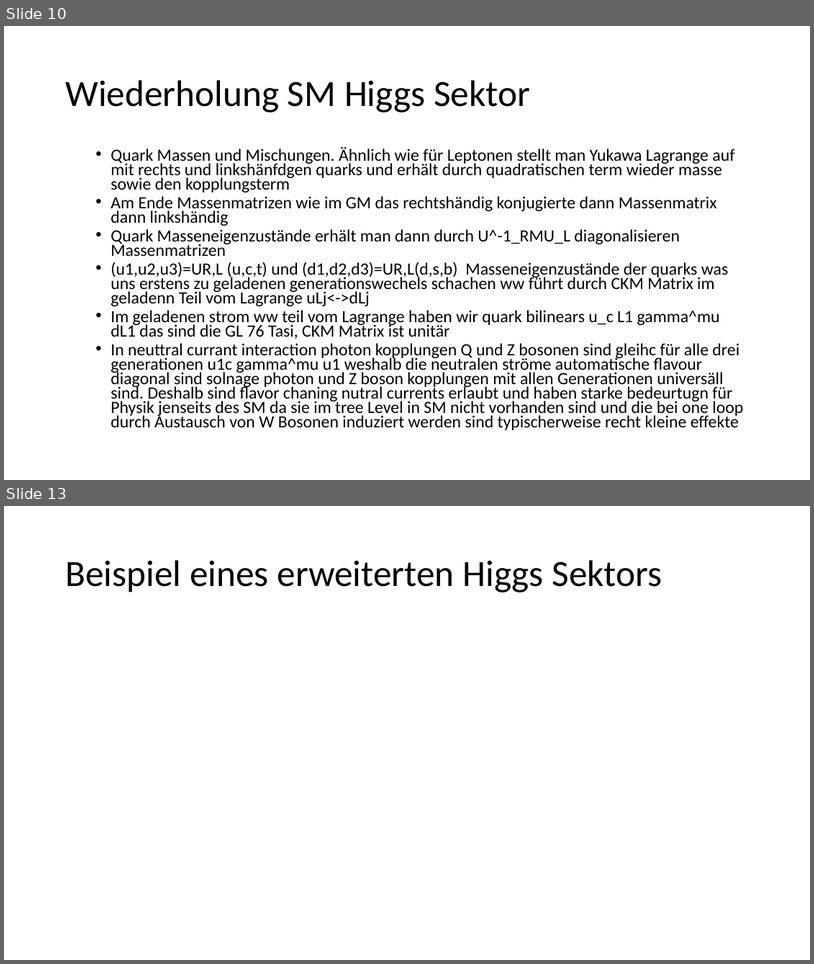
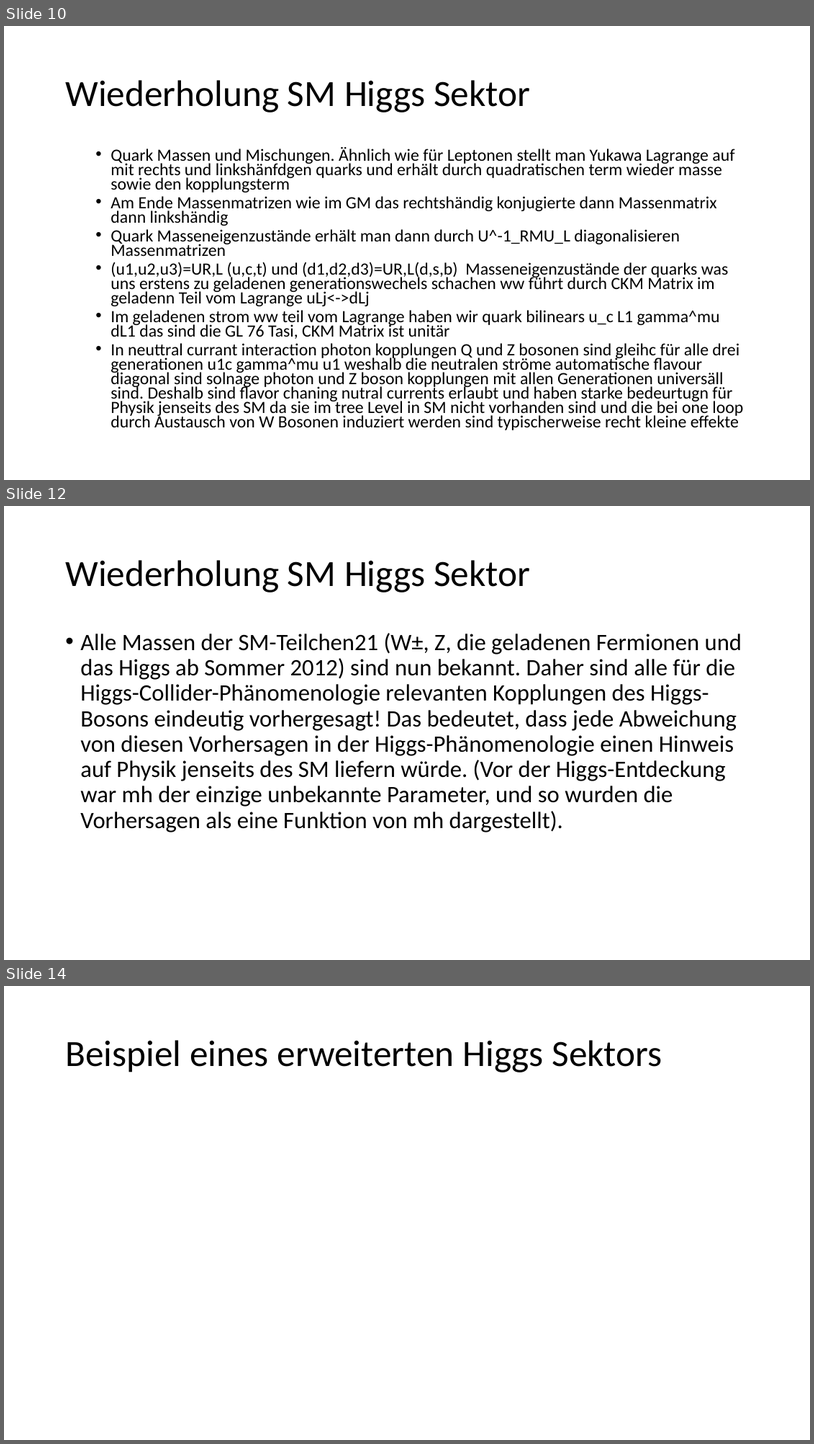
Before and after one commit to Emilia1603/Seminarvortrag, a slide deck: Präsentation2.pptx. Shown one above the other, each under a label of ours: slides 10 and 13 before the commit, slides 10, 12 and 14 after it; the slides between them are not shown. The pictures are 814x964 and 814x1444 pixels, drawn with LibreOffice and Linux fonts; fonts in the diff are those of the drawing. Boxes give left, top, right and bottom in pixels: in the first picture for what was removed or moved away, otherwise in the second. Text is boxed around its words. In the diff, an @@ line names an element or a change of style, - is before the commit and + after.

```diff
--- a/Präsentation2.pptx
+++ b/Präsentation2.pptx
@@ slide 12 added at [4, 506, 810, 960], background #FFFFFF @@
@@ title added at [65, 560, 530, 592], 44 pt, text #000000 @@
+Wiederholung SM Higgs Sektor
@@ text added at [80, 633, 742, 832], 28 pt, text #000000 @@
+• Alle Massen der SM-Teilchen21 (W±, Z, die geladenen Fermionen und das Higgs ab Sommer 2012) sind nun bekannt. Daher sind alle für die Higgs-Collider-Phänomenologie relevanten Kopplungen des Higgs-Bosons eindeutig vorhergesagt! Das bedeutet, dass jede Abweichung von diesen Vorhersagen in der Higgs-Phänomenologie einen Hinweis auf Physik jenseits des SM liefern würde. (Vor der Higgs-Entdeckung war mh der einzige unbekannte Parameter, und so wurden die Vorhersagen als eine Funktion von mh dargestellt).
@@ what was slide 13 is now slide 14 @@
```
Also in this commit, not shown: 2 slides changed.
